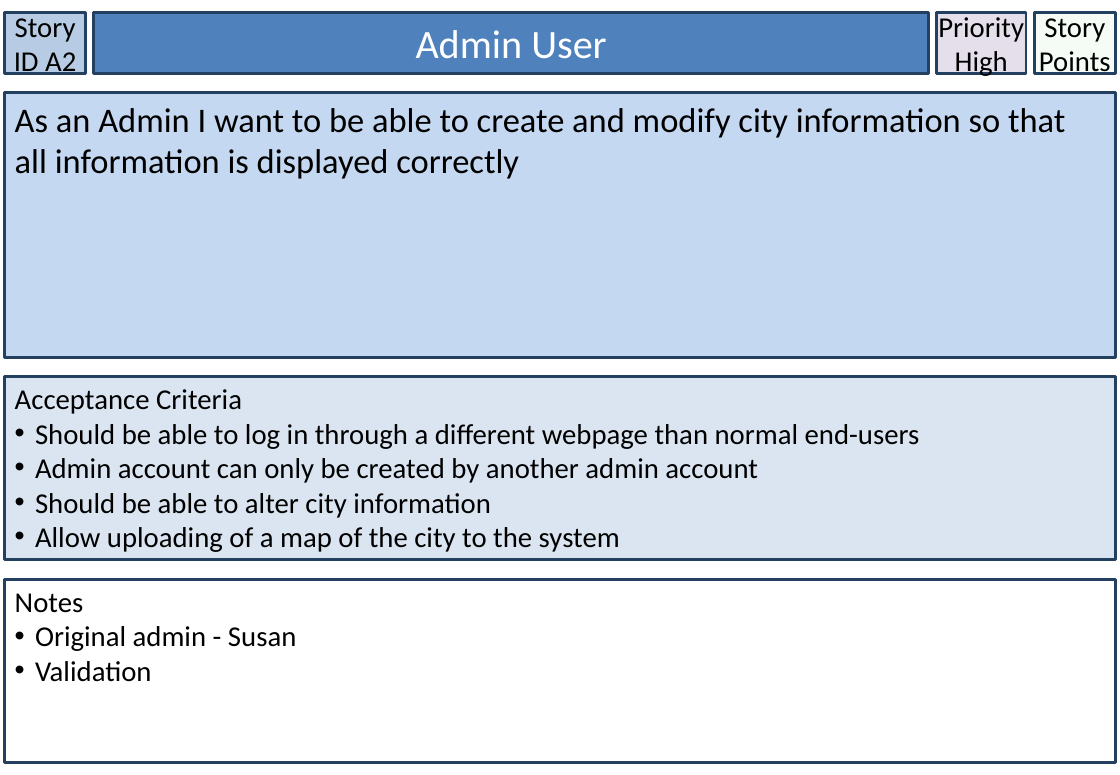
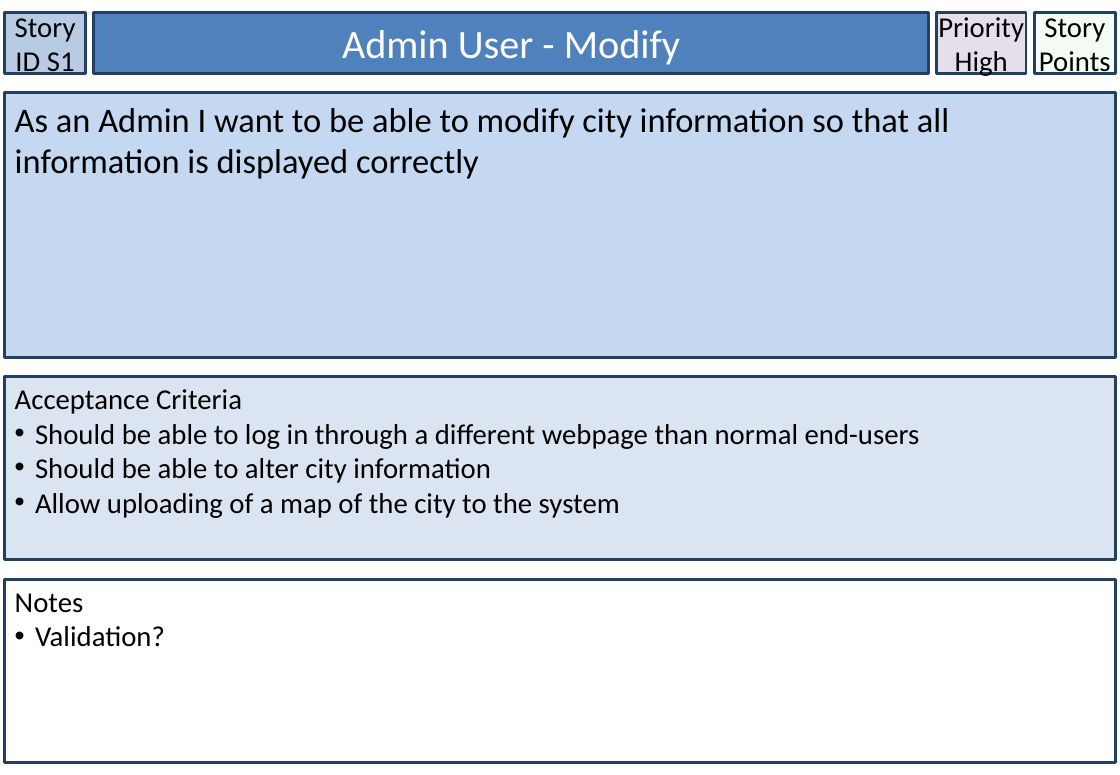
Before and after one commit to LaineBuraga/Discover-Brisbane, a slide deck: slide 9 of User Stories.pptx (slide 5 before the commit). Drawn at 1120x775 pixels with LibreOffice and Linux fonts; fonts in the diff are those of the drawing. Boxes give left, top, right and bottom in pixels: in the first picture for what was removed or moved away, otherwise in the second. Text is boxed around its words. In the diff, an @@ line names an element or a change of style, - is before the commit and + after.

Commit message:
[2nd meeting] Updated copy of user stories and backlog

```diff
--- a/User Stories.pptx
+++ b/User Stories.pptx
@@ text in rectangle at [15,13,76,78]: text changed @@
-Story ID A2
+Story ID S1
@@ text in rectangle at [342,30,680,65]: text changed @@
-Admin User
+Admin User - Modify
@@ text in rectangle at [15,108,949,179]: text changed @@
-As an Admin I want to be able to create and modify city information so that all information is displayed correctly
+As an Admin I want to be able to modify city information so that all information is displayed correctly
@@ text in rectangle at [35,458,758,483]: paragraph removed @@
-• Admin account can only be created by another admin account
@@ text in rectangle at [35,626,165,647]: text changed @@
-• Original admin - Susan
-• Validation
+• Validation?
```
Also in this commit, not shown: 15 other slides changed, 1 slide added, 1 other file.
